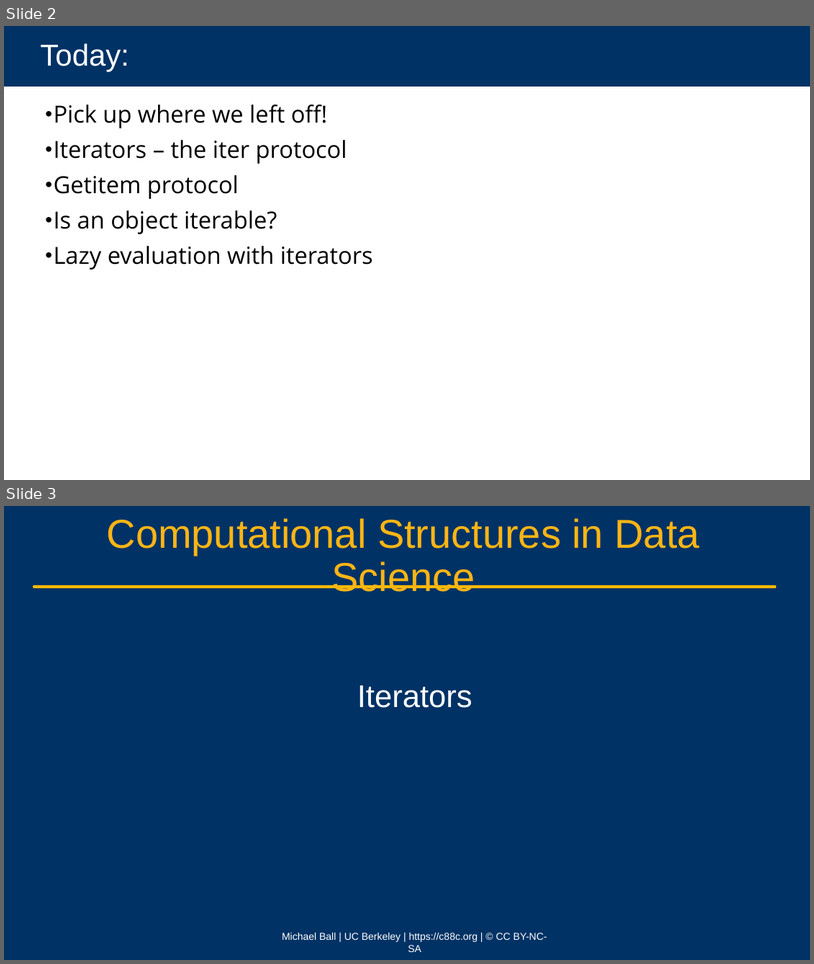
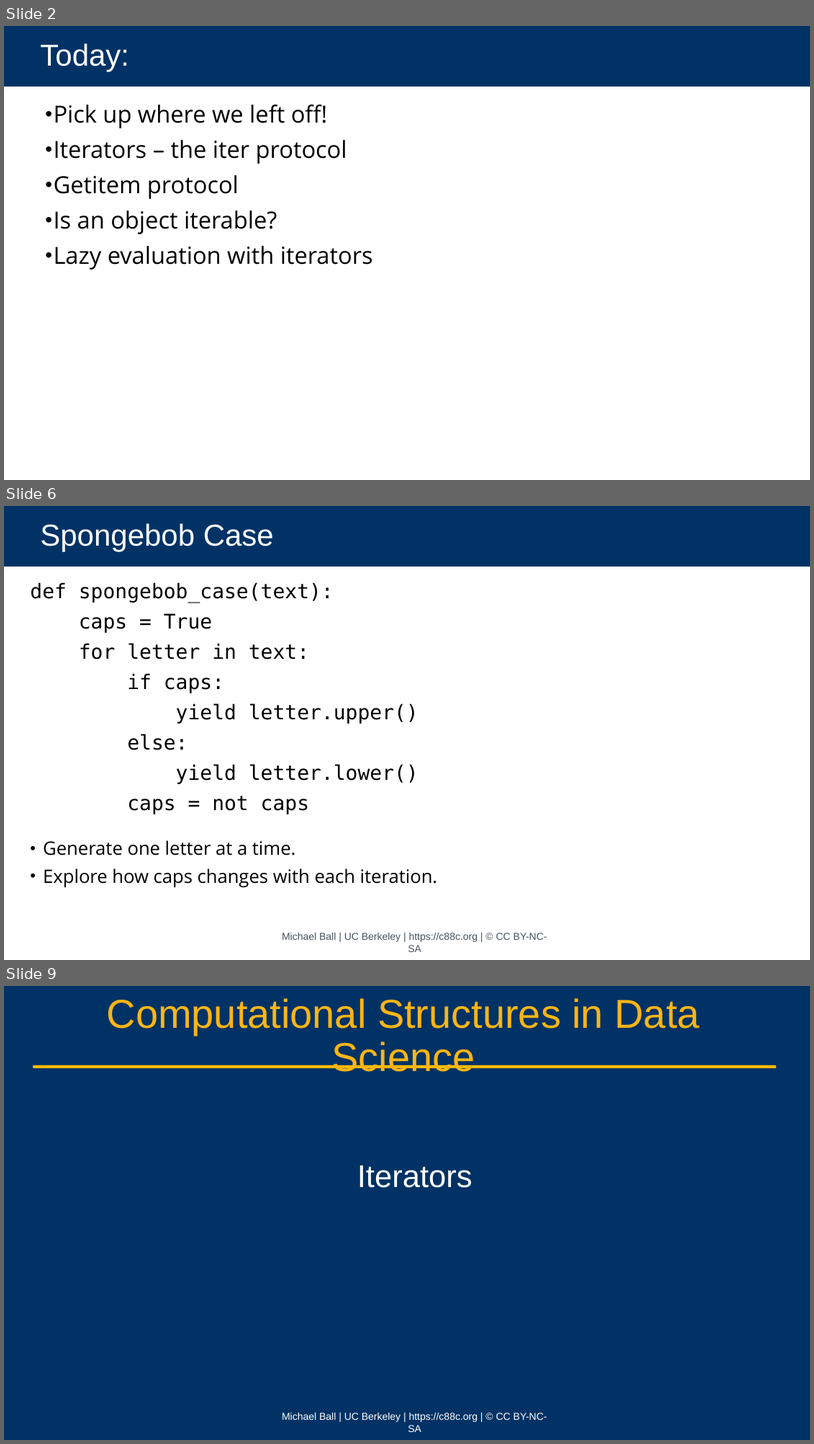
Before and after one commit to cs88-website/sp24, a slide deck: assets/slides/sp24/22-Iterators_II.pptx. Shown one above the other, each under a label of ours: slides 2 and 3 before the commit, slides 2, 6 and 9 after it; the slides between them are not shown. The pictures are 814x964 and 814x1444 pixels, drawn with LibreOffice and Linux fonts; fonts in the diff are those of the drawing; background and template pictures are left out. Boxes give left, top, right and bottom in pixels: in the first picture for what was removed or moved away, otherwise in the second. Text is boxed around its words. In the diff, an @@ line names an element or a change of style, - is before the commit and + after.

```diff
--- a/assets/slides/sp24/22-Iterators_II.pptx
+++ b/assets/slides/sp24/22-Iterators_II.pptx
@@ slide 6 added at (x1=4, y1=506, x2=810, y2=960), background #FFFFFF @@
@@ title added at (x1=4, y1=506, x2=810, y2=566), fill #003265, 36 pt, text #FFFFFF @@
+Spongebob Case
@@ text added at (x1=30, y1=582, x2=419, y2=814), 24 pt, text #000000 @@
+def spongebob_case(text):
+caps = True
+for letter in text:
+if caps:
+yield letter.upper()
+else:
+yield letter.lower()
+caps = not caps
@@ text added at (x1=43, y1=840, x2=438, y2=888), 22 pt, text #000000 @@
+• Generate one letter at a time.
+• Explore how caps changes with each iteration.
@@ text added at (x1=282, y1=932, x2=548, y2=952), 12 pt, text #46535E @@
+Michael Ball | UC Berkeley | https://c88c.org | © CC BY-NC-SA
@@ what was slide 3 is now slide 9 @@
```
Also in this commit, not shown: 2 slides changed, 5 other slides added, 3 other files.
